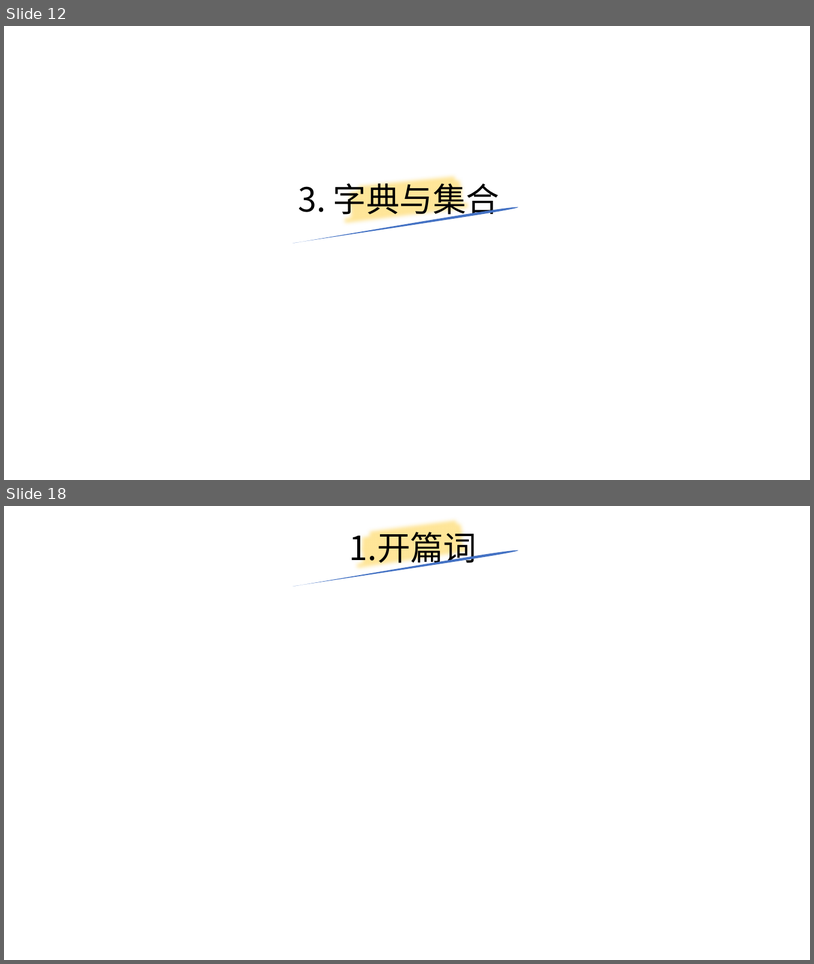
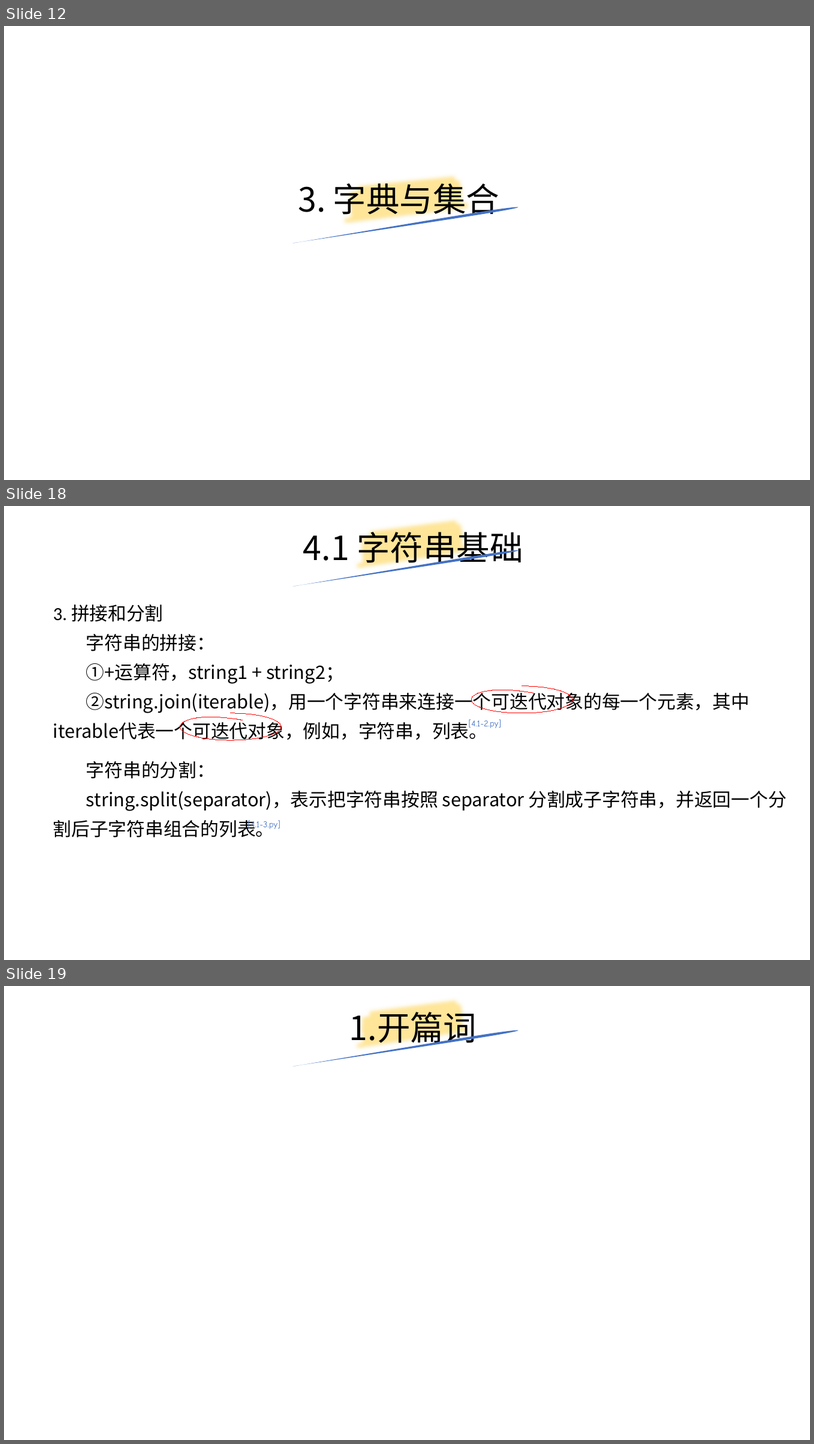
Before and after one commit to yiwenliu/CorePython, a slide deck: PPT/CorePython.pptx. Shown one above the other, each under a label of ours: slides 12 and 18 before the commit, slides 12, 18 and 19 after it; the slides between them are not shown. The pictures are 814x964 and 814x1444 pixels, drawn with LibreOffice and Linux fonts; fonts in the diff are those of the drawing. Boxes give left, top, right and bottom in pixels: in the first picture for what was removed or moved away, otherwise in the second. Text is boxed around its words. In the diff, an @@ line names an element or a change of style, - is before the commit and + after.

```diff
--- a/PPT/CorePython.pptx
+++ b/PPT/CorePython.pptx
@@ slide 18 added at <box>4,506,810,960</box>, background #FFFFFF @@
@@ freeform shape added at <box>353,506,476,586</box>, outline #FFE699 16 pt @@
@@ title added at <box>303,526,523,568</box>, 39.6 pt, text #000000 @@
+4.1 字符串基础
@@ freeform shape added at <box>292,549,519,586</box>, fill #4472C4 @@
@@ text added at <box>53,604,750,741</box>, 22 pt, text #000000 @@
+3. 拼接和分割
+字符串的拼接：
+①+运算符，string1 + string2；
+②string.join(iterable)，用一个字符串来连接一个可迭代对象的每一个元素，其中iterable代表一个可迭代对象，例如，字符串，列表。
@@ freeform shape added at <box>471,685,573,713</box>, outline #FF0000 0.75 pt @@
@@ freeform shape added at <box>180,713,281,740</box>, outline #FF0000 0.75 pt @@
@@ text added at <box>469,719,501,728</box>, 18 pt, text #4472C4 @@
+[4.1-2.py]
@@ text added at <box>53,761,787,837</box>, 22 pt, text #000000 @@
+字符串的分割：
+string.split(separator)，表示把字符串按照 separator 分割成子字符串，并返回一个分割后子字符串组合的列表。
@@ text added at <box>248,820,281,831</box>, 18 pt, text #4472C4 @@
+[4.1-3.py]
@@ what was slide 18 is now slide 19 @@
```
Also in this commit, not shown: 8 other slides added, 1 slide removed, 8 other files.
